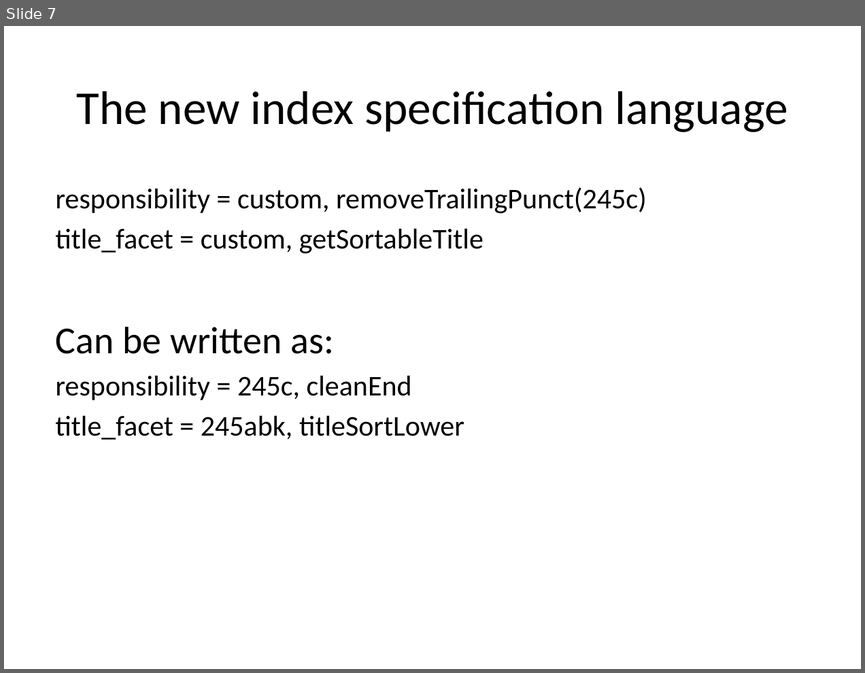
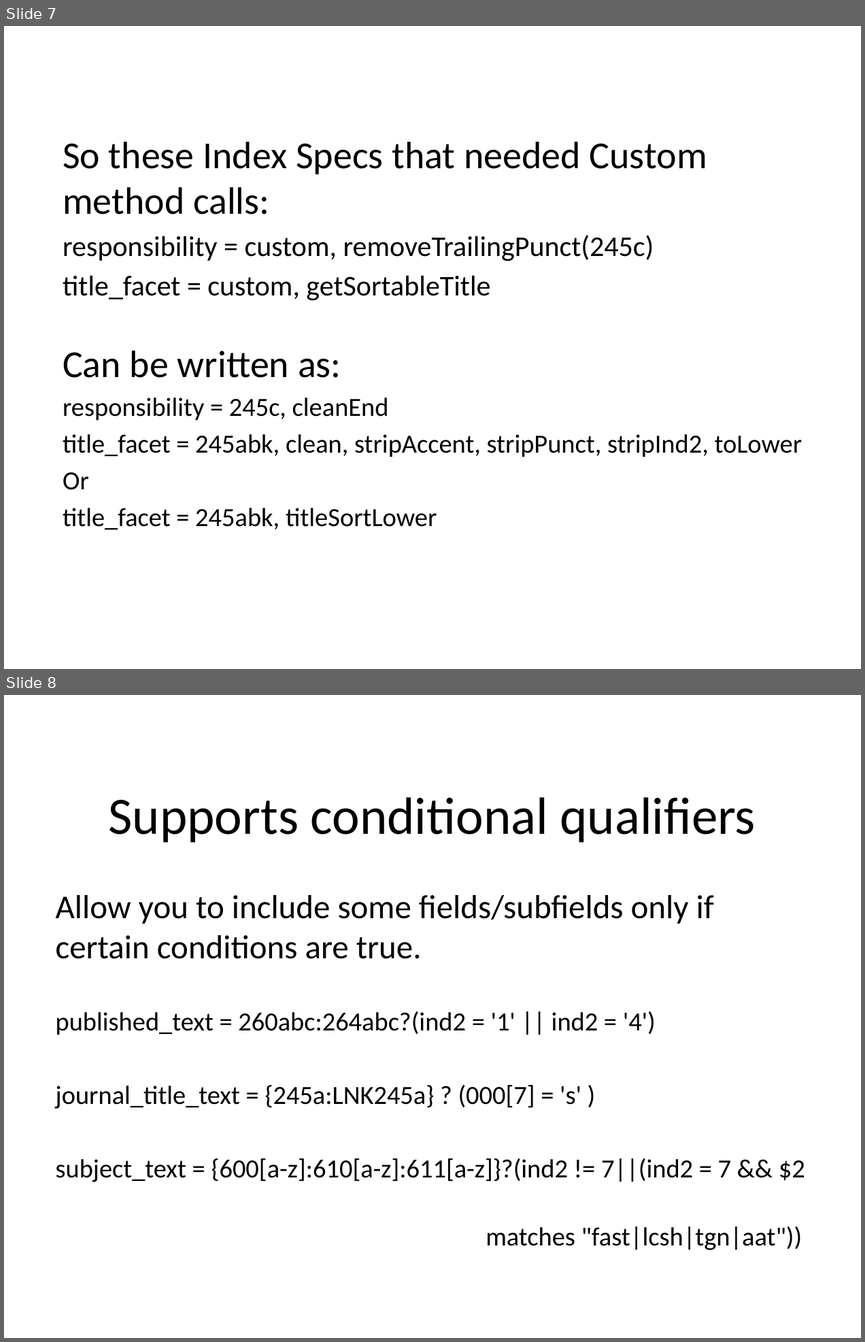
Before and after one commit to solrmarc/solrmarc, a slide deck: New Release of SolrMarc.pptx. Shown one above the other, each under a label of ours: slide 7 before the commit, slides 7 and 8 after it. The pictures are 865x673 and 865x1342 pixels, drawn with LibreOffice and Linux fonts; fonts in the diff are those of the drawing. Boxes give left, top, right and bottom in pixels: in the first picture for what was removed or moved away, otherwise in the second. Text is boxed around its words. In the diff, an @@ line names an element or a change of style, - is before the commit and + after.

```diff
--- a/New Release of SolrMarc.pptx
+++ b/New Release of SolrMarc.pptx
@@ slide 8 added at (4, 695, 861, 1338), background #FFFFFF @@
@@ title added at (108, 797, 755, 843), 44 pt, text #000000 @@
+Supports conditional qualifiers
@@ text added at (56, 895, 805, 1250), 22 pt, text #000000 @@
+Allow you to include some fields/subfields only if certain conditions are true.
+published_text = 260abc:264abc?(ind2 = '1' || ind2 = '4')
+journal_title_text = {245a:LNK245a} ? (000[7] = 's' )
+subject_text = {600[a-z]:610[a-z]:611[a-z]}?(ind2 != 7||(ind2 = 7 && $2
+matches "fast|lcsh|tgn|aat"))
@@ slide 7 changed as well @@
@@ background #E6E6D8 to #FFFFFF @@
@@ title removed at (77, 91, 787, 132) @@
-The new index specification language
@@ text "So these Index Specs that ...": place and size @@
-text "So these Index Specs that ..." at (56, 187, 647, 439)
+text "So these Index Specs that ..." at (62, 142, 802, 530)
@@ text at (62, 142, 707, 214): paragraph added @@
+So these Index Specs that needed Custom method calls:
@@ text at (62, 397, 436, 530): size 24 to 22 pt in "responsibility = 245c, cleanEnd", "title_facet = 245abk, titleSortLower" @@
@@ text at (62, 434, 802, 490): paragraphs added @@
+title_facet = 245abk, clean, stripAccent, stripPunct, stripInd2, toLower
+Or
```
Also in this commit, not shown: 6 other slides changed, 9 other slides added.
